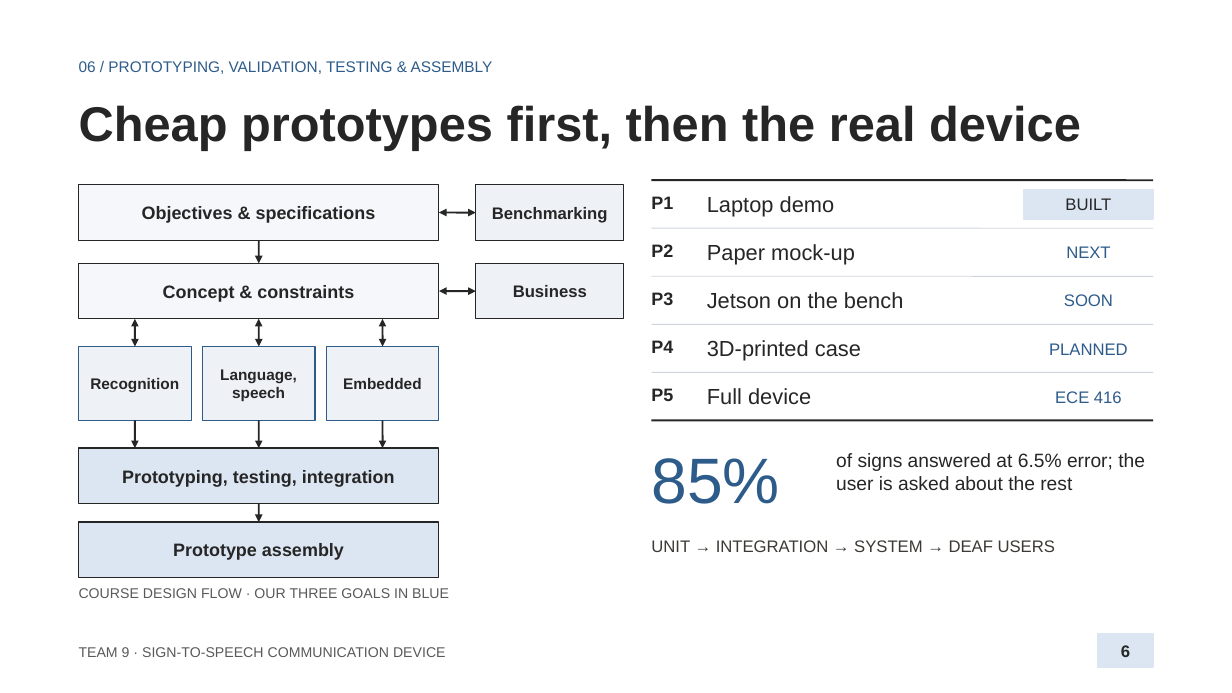
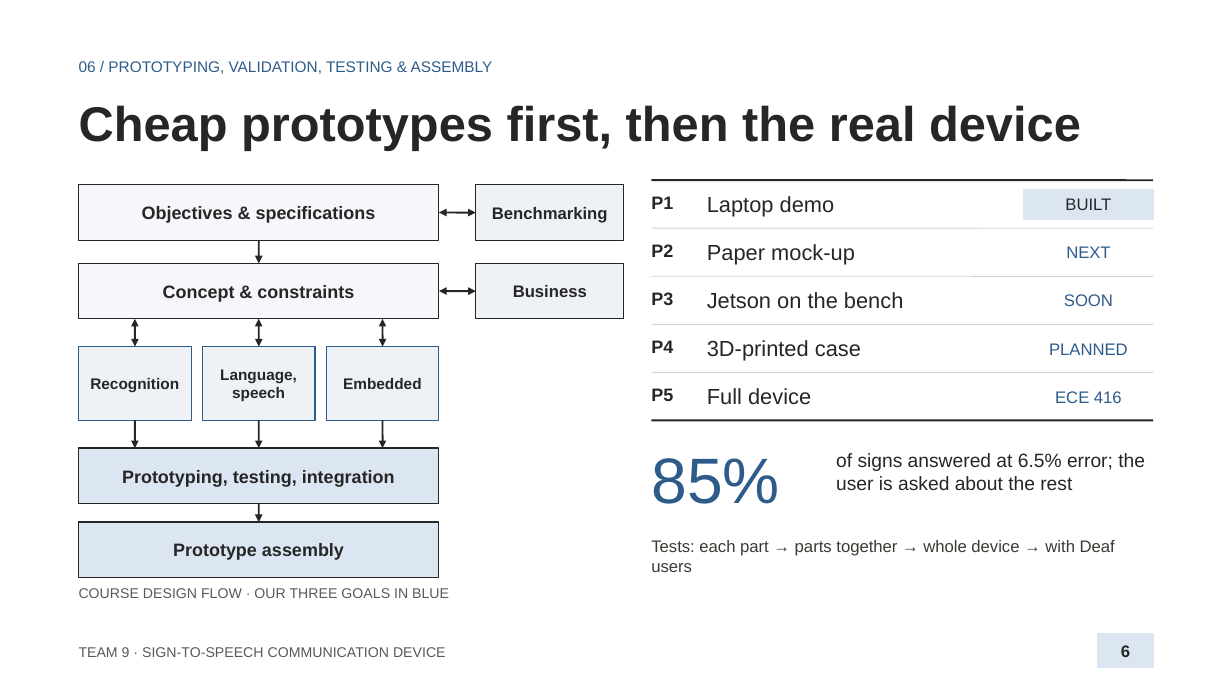
Before and after one commit to anxious956/Multilingual-Sign-to-Speech-Communication-Device, a slide deck: slide 6 of docs/presentation/Team9_Proposal_Presentation.pptx. Drawn at 1232x693 pixels with LibreOffice and Linux fonts; fonts in the diff are those of the drawing. Boxes give left, top, right and bottom in pixels: in the first picture for what was removed or moved away, otherwise in the second. Text is boxed around its words. In the diff, an @@ line names an element or a change of style, - is before the commit and + after.

```diff
--- a/docs/presentation/Team9_Proposal_Presentation.pptx
+++ b/docs/presentation/Team9_Proposal_Presentation.pptx
@@ text at [651,540,1115,572]: text changed @@
-UNIT → INTEGRATION → SYSTEM → DEAF USERS
+Tests: each part → parts together → whole device → with Deaf users
```
Also in this commit, not shown: 4 other slides changed, 1 other file.
